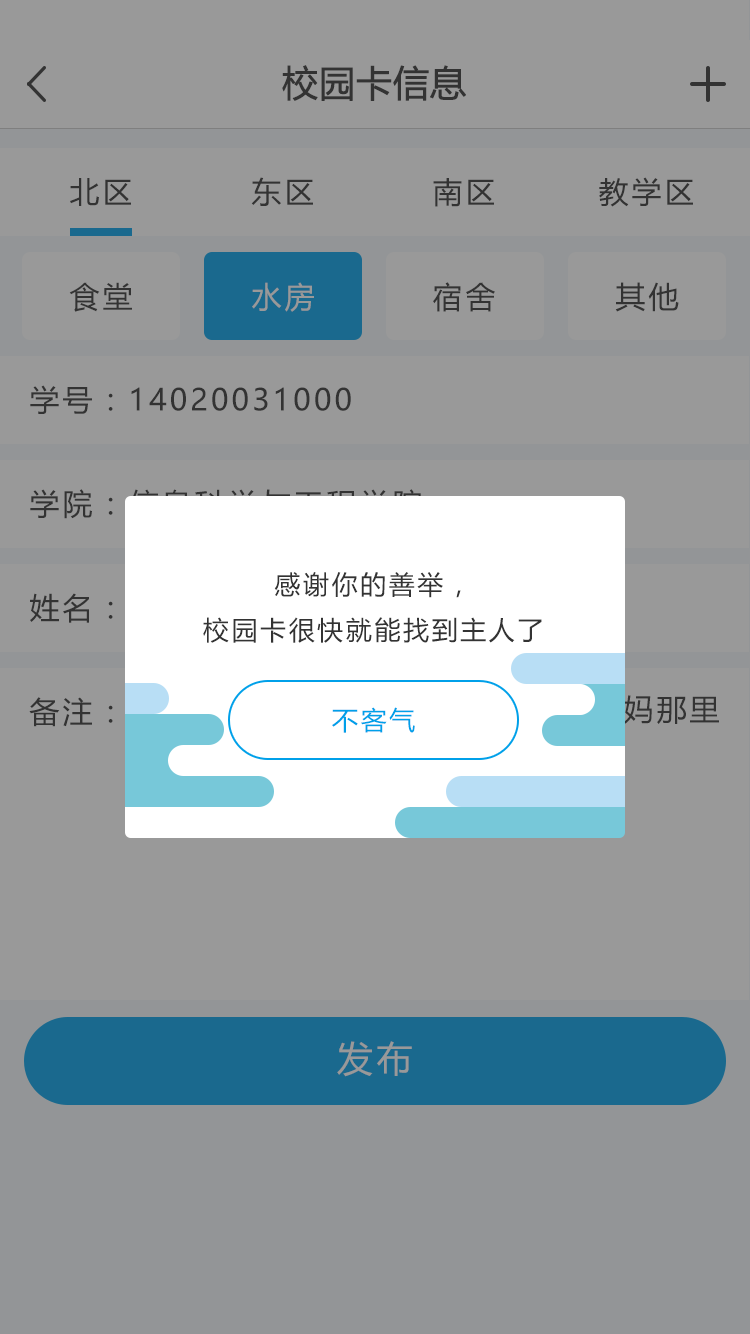
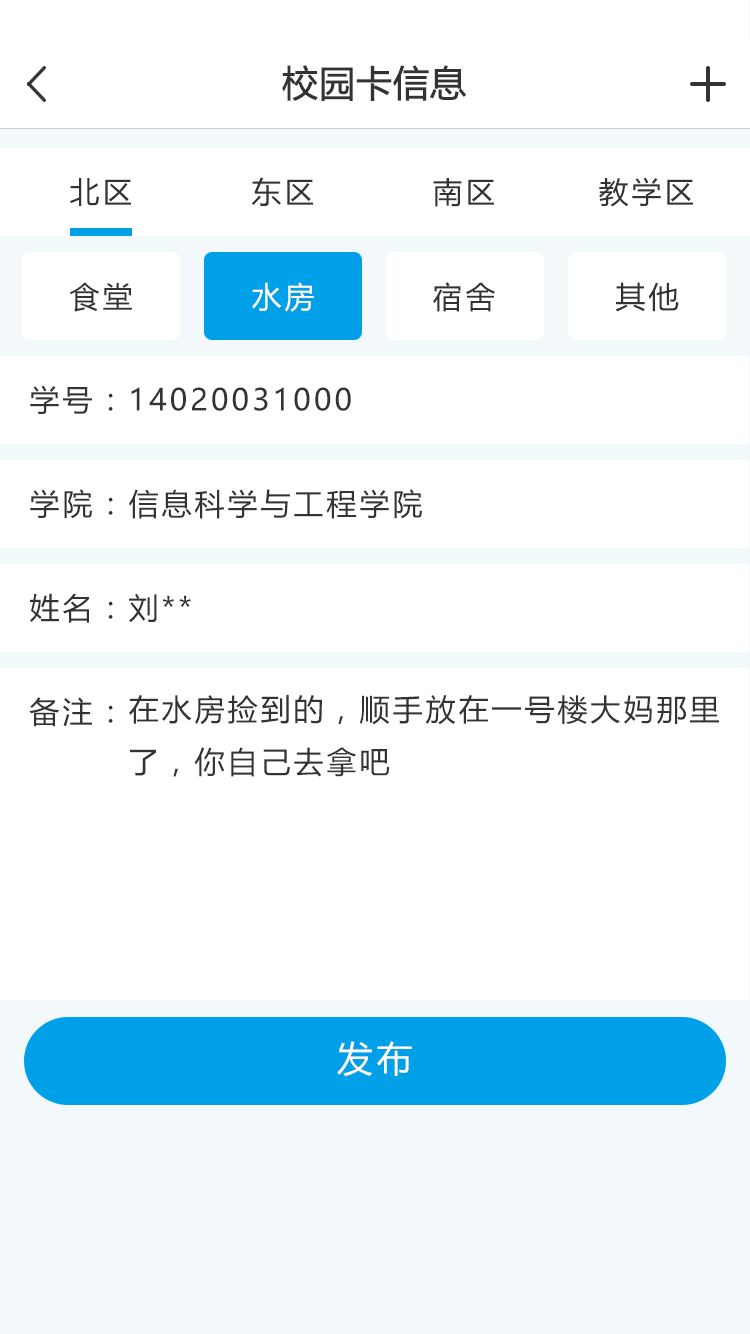
Two versions of the same layered image (750 × 1334). Layer-by-layer changes:
hid group "提示" (31 layers) over [0, 0, 750, 1334]
